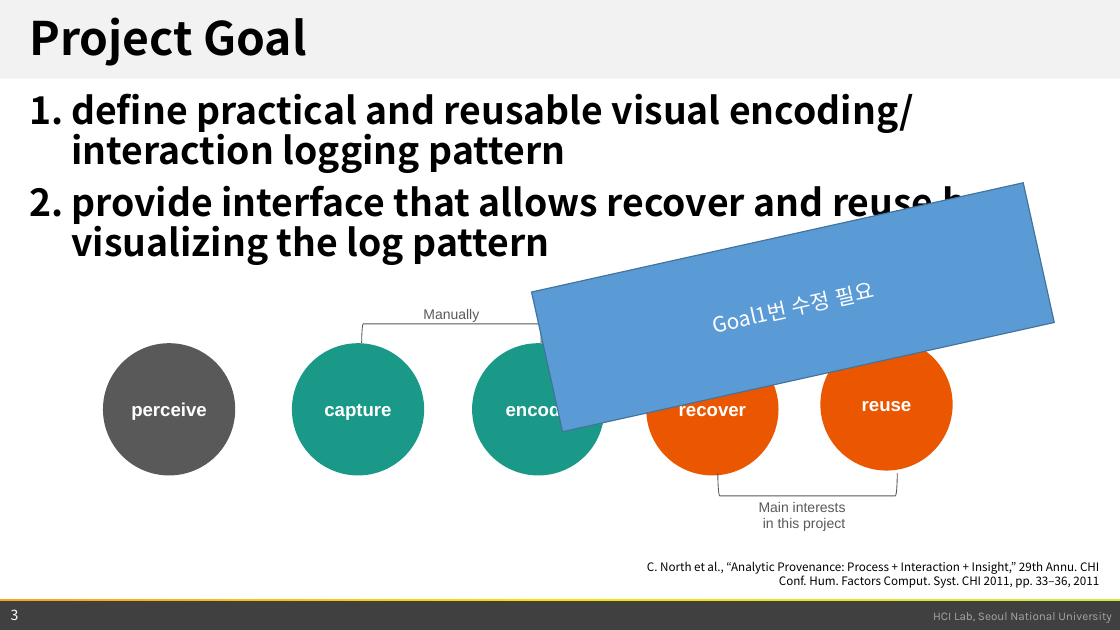
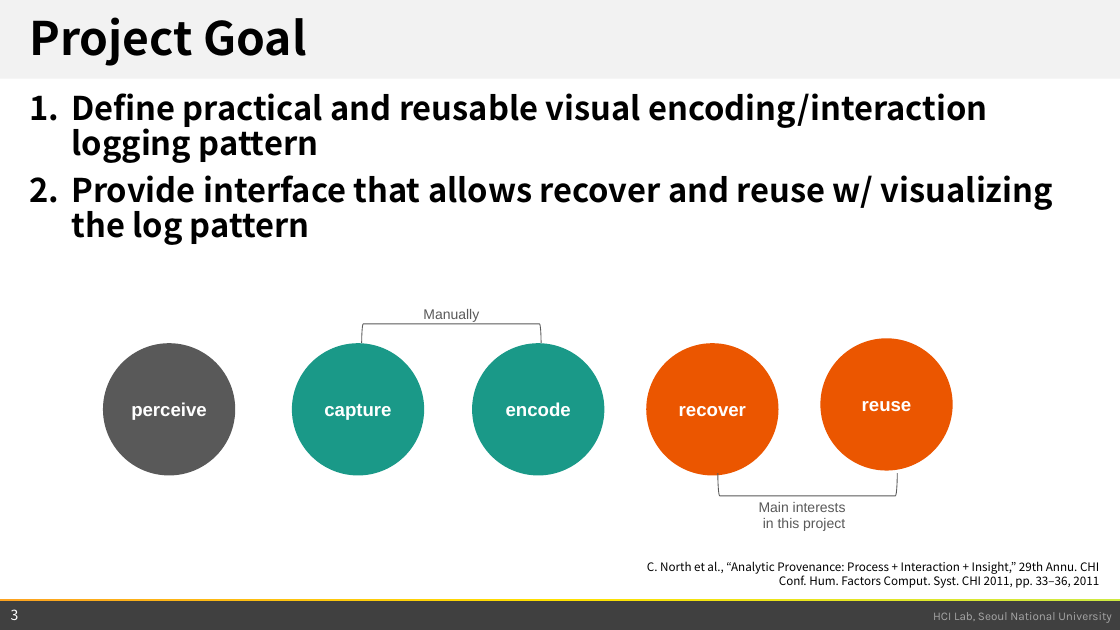
Before and after one commit to snu-infovis-2017/ReVA, a slide deck: slide 3 of term_project.pptx. Drawn at 1120x630 pixels with LibreOffice and Linux fonts; fonts in the diff are those of the drawing; background and template pictures are left out. Boxes give left, top, right and bottom in pixels: in the first picture for what was removed or moved away, otherwise in the second. Text is boxed around its words. In the diff, an @@ line names an element or a change of style, - is before the commit and + after.

```diff
--- a/term_project.pptx
+++ b/term_project.pptx
@@ text at [71,93,1053,245]: text changed; size 32 to 28 pt @@
-1. define practical and reusable visual encoding/interaction logging pattern
-2. provide interface that allows recover and reuse by visualizing the log pattern
+1. Define practical and reusable visual encoding/interaction logging pattern
+2. Provide interface that allows recover and reuse w/ visualizing the log pattern
@@ rectangle removed at [532,183,1055,432] @@
-Goal1번 수정 필요
```
Also in this commit, not shown: 4 other slides changed, 4 slides added, 7 slides removed.
